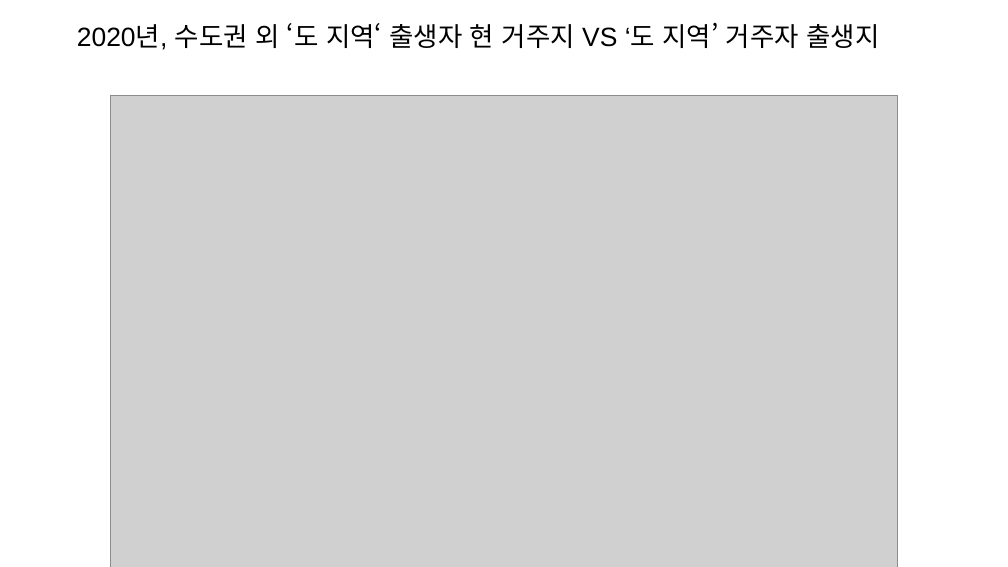
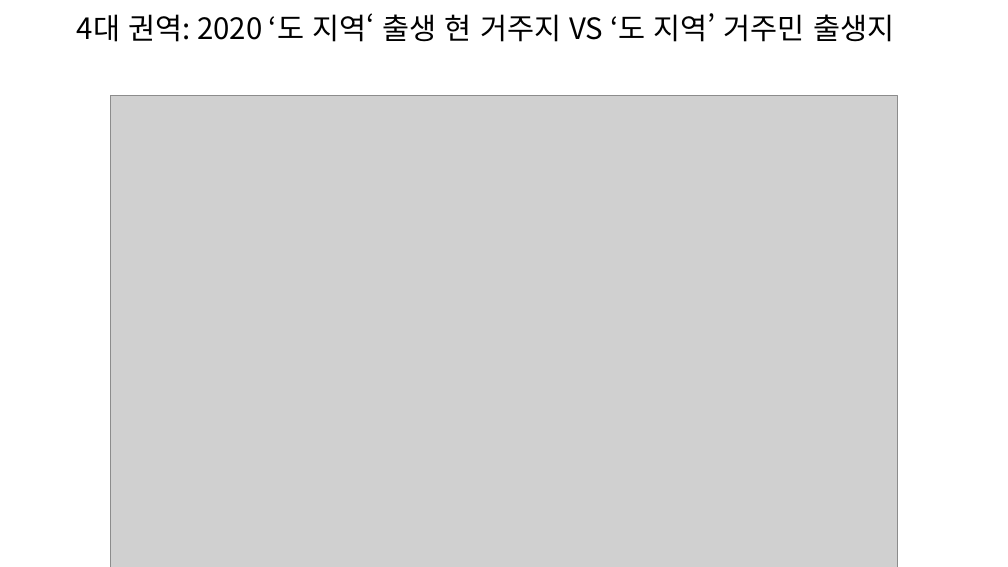
Before and after one commit to samhyunyoo/tscensus, a slide deck: slide 5 of slides/Slide_Final_Yoo_20251124.pptx (slide 9 before the commit). Drawn at 1008x567 pixels with LibreOffice and Linux fonts; fonts in the diff are those of the drawing; grey boxes stand for pictures. Boxes give left, top, right and bottom in pixels: in the first picture for what was removed or moved away, otherwise in the second. Text is boxed around its words. In the diff, an @@ line names an element or a change of style, - is before the commit and + after.

```diff
--- a/slides/Slide_Final_Yoo_20251124.pptx
+++ b/slides/Slide_Final_Yoo_20251124.pptx
@@ title at <box>77,13,894,42</box>: text changed; size 25.2 to 28 pt; font Arial to Noto Sans CJK KR @@
-2020년, 수도권 외 ‘도 지역‘ 출생자 현 거주지 VS ‘도 지역’ 거주자 출생지
+4대 권역: 2020 ‘도 지역‘ 출생 현 거주지 VS ‘도 지역’ 거주민 출생지
```
Also in this commit, not shown: 11 other slides changed, 3 slides added, 13 slides removed, 8 other files.
